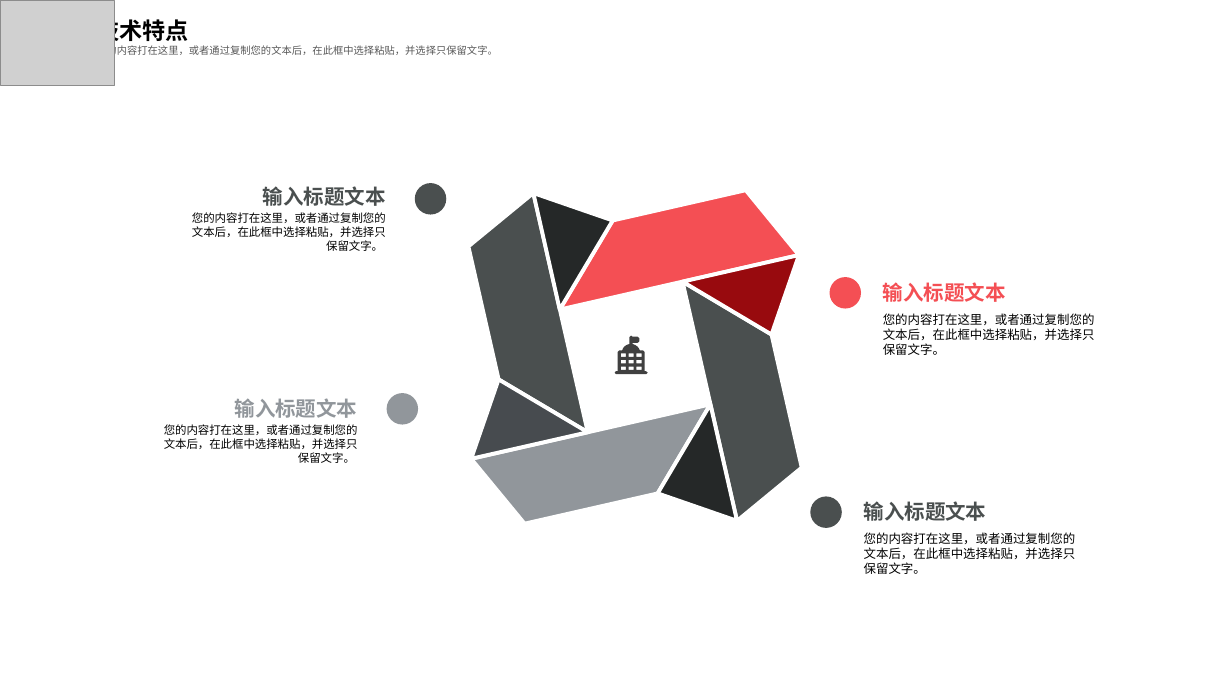
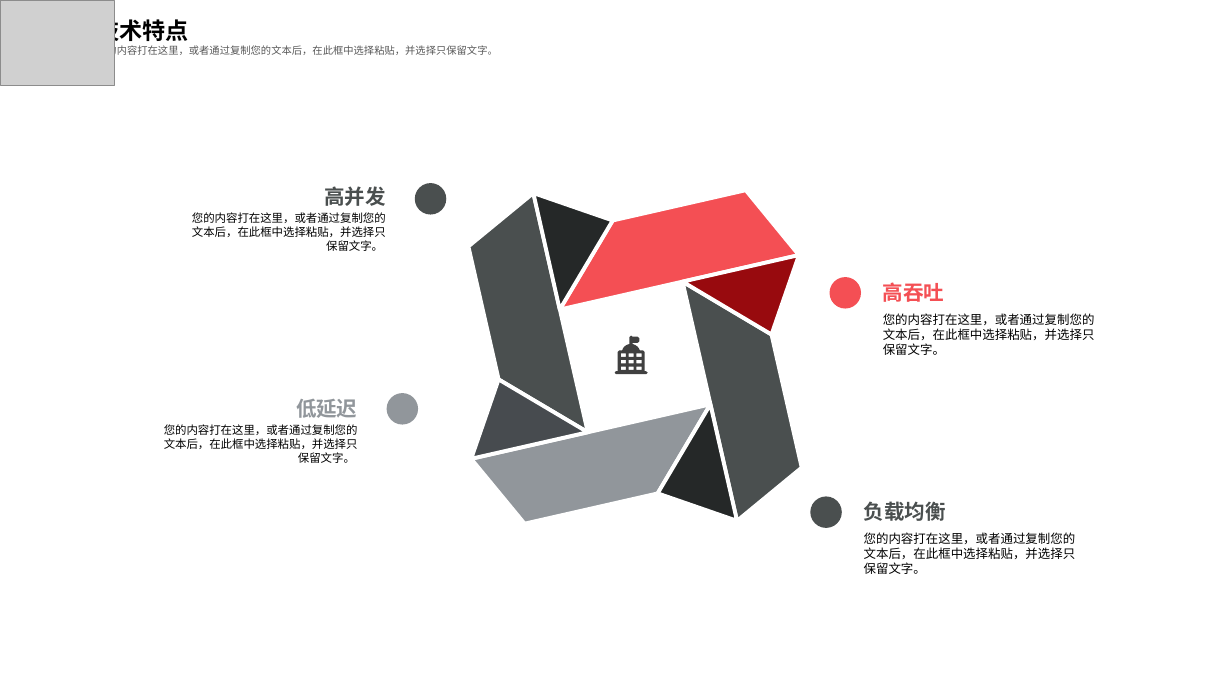
Before and after one commit to feiweihy/SpringCloud, a slide deck: slide 6 of documents/1-技术交流/中交金卡技术交流20190505.pptx. Drawn at 1232x693 pixels with LibreOffice and Linux fonts; fonts in the diff are those of the drawing; grey boxes stand for pictures. Boxes give left, top, right and bottom in pixels: in the first picture for what was removed or moved away, otherwise in the second. Text is boxed around its words. In the diff, an @@ line names an element or a change of style, - is before the commit and + after.

```diff
--- a/documents/1-技术交流/中交金卡技术交流20190505.pptx
+++ b/documents/1-技术交流/中交金卡技术交流20190505.pptx
@@ text at [324, 186, 385, 206]: text changed @@
-输入标题文本
+高并发
@@ text at [883, 282, 944, 302]: text changed @@
-输入标题文本
+高吞吐
@@ text at [296, 399, 357, 418]: text changed @@
-输入标题文本
+低延迟
@@ text at [864, 501, 946, 521]: text changed @@
-输入标题文本
+负载均衡
```
Also in this commit, not shown: 11 other slides changed.
